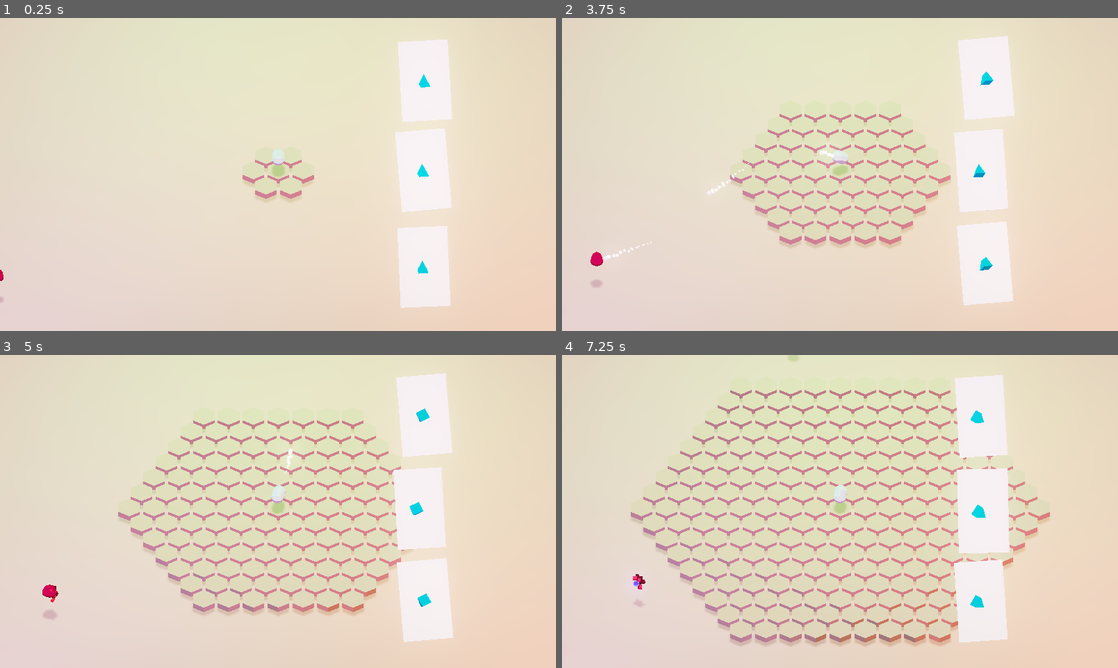
Above: before the commit, frames 1-4 (two rows, left to right).
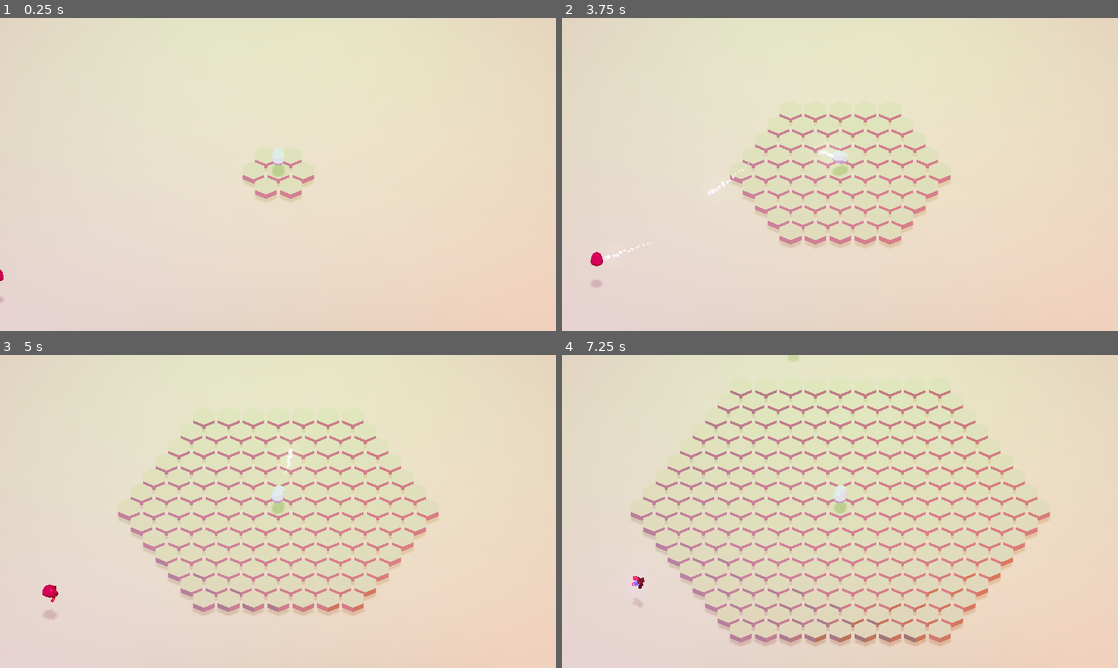
Above: after the commit, the same moments.

Repository: Trixxo/3dpix
Game: Godot game, scene res://Main.tscn
Two runs of this game, one before a commit and one after it. Both use one fixed random seed, a clock stepped at 60 frames per second and the inputs below.
Inputs (mouse positions are in pixels of both pictures, inside the frame that each line leads up to):
- Up to frame 1 (0.25 s): no input
- Up to frame 2 (3.75 s): tap Enter at 0.5 s; move the mouse to (962, 158) at 0.52 s; press the mouse at (962, 158) at 0.53 s; tap Space at 0.77, 1.52, 3.02 s; move the mouse to (728, 190) at 1.27 s; release the mouse at (728, 190) at 1.28 s; click (728, 190) at 1.35 s; move the mouse to (895, 105) at 2.02 s; press the mouse at (895, 105) at 2.03 s; move the mouse to (812, 237) at 2.77 s; release the mouse at (812, 237) at 2.78 s; click (812, 237) at 2.85 s; move the mouse to (1006, 221) at 3.52 s; press the mouse at (1006, 221) at 3.53 s
- Up to frame 3 (5 s): tap Space at 3.77, 4.52 s; move the mouse to (111, 464) at 4.27 s; release the mouse at (111, 464) at 4.28 s; click (111, 464) at 4.35 s
- Up to frame 4 (7.25 s): move the mouse to (867, 511) at 5.02 s; press the mouse at (867, 511) at 5.03 s; move the mouse to (756, 433) at 5.77 s; release the mouse at (756, 433) at 5.78 s; click (756, 433) at 5.85 s; tap Space at 6.02, 6.77 s; move the mouse to (962, 495) at 6.52 s; press the mouse at (962, 495) at 6.53 s

The runs differ from the first frame. In frame 1, 6.9% of the frame differs, in the area x 71-82%, y 6-93%; in frame 2, 6.8%; in frame 3, 6.8%; in frame 4, 7.0%, in the area x 12-81%, y 6-92%.

Commit message:
hide cards at start

Diff:
--- a/UI/UI.gd
+++ b/UI/UI.gd
@@ -3,6 +3,7 @@
 func _ready():
     for card in get_children():
         card.connect("click", self, "_card_clicked", [card])
+        card.hide()
 
 func _unhandled_input(event):
     if event.is_action_released("debug_show_cards"):
